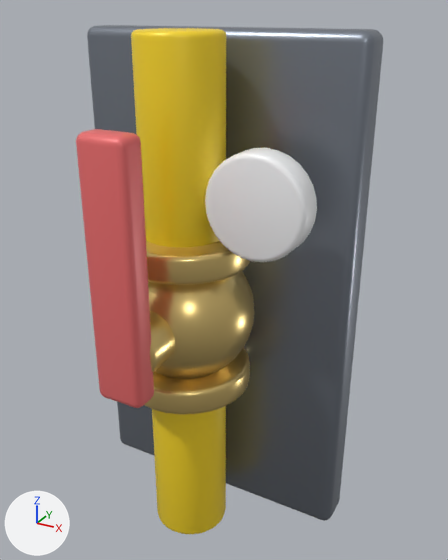
Two versions of the FBX model TooLateToPanic/Assets/Game/Resources/CuratedYarkin/Models/SM_GasValve.fbx, one commit apart.
Rendered twice from a 50 mm camera at (0.304, -0.465, 0.542) aimed at (0.031, 0.032, 0.293). The lights are fixed; the arrows at lower left show +X, +Y and +Z. The older version comes first. Where no turn or scale is listed for an object, it has been applied to the vertices.

Script lines for the objects in view, before the commit:
```python
me_cube = bpy.data.meshes.new('Cube')
me_cube.from_pydata(...)  # 2290 vertices, 2156 faces; spans x -0.15..0.15, y -0.107..0.107, z 0.0..0.525
# faces by material slot: [150, 452, 1206, 150, 198]
me_cube.materials.append(mat_m_darkmetal)  # grey #8b939e
me_cube.materials.append(mat_m_yellow)  # yellow #ffdd27
me_cube.materials.append(mat_m_brass)  # yellow #f1d386
me_cube.materials.append(mat_m_red)  # red #ed6f6f
me_cube.materials.append(mat_m_white)  # white #fafcfd
ob_sm_gasvalve = bpy.data.objects.new('SM_GasValve', me_cube)
ob_sm_gasvalve.location = (0.0, 0.0, 0.0)
```
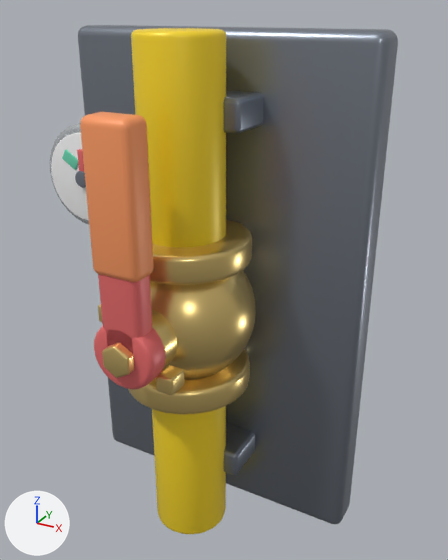
Pixel boxes (x1, y1, x2, y2) of what changed, in the pictures (448 x 560 px; the box of a moved part takes in the faces that stretch with it):
'SM_GasValve', reshaped (13% wider)
    before: (76, 25, 383, 534)
    after: (50, 25, 398, 534)
'ValveHandle_Pivot', added
    after: (80, 112, 166, 390)
    faces in mat_m_safetyorange (orange #ff9e65): (80, 112, 154, 282)
    faces in mat_m_red (red #ed6f6f): (94, 274, 166, 390)
    faces in mat_m_brass (yellow #f1d386): (102, 343, 134, 378)
'GaugeNeedle_Pivot', added
    after: (75, 149, 86, 188)
    faces in mat_m_rubberblack (grey #737984): (75, 171, 86, 188)
part 1 of me_cube, moved or reshaped
    before: (87, 25, 383, 521)
    after: (78, 25, 398, 524)
part 2 of me_cube, added (yellow)
    after: (150, 271, 256, 380)
part 3 of me_cube, moved or reshaped
    before: (150, 311, 175, 373)
    after: (152, 309, 178, 367)
part 4 of me_cube, moved or reshaped (mostly hidden afterwards)
    before: (205, 148, 317, 262)
    after: (50, 123, 89, 224)
part 5 of me_cube, added
    after: (51, 132, 89, 221)
part 6 of me_cube, added
    after: (224, 423, 255, 475)
part 7 of me_cube, added
    after: (224, 90, 264, 134)
part 8 of me_cube, added (mostly hidden)
    after: (98, 304, 102, 322)
part 9 of me_cube, added
    after: (156, 365, 185, 395)
part 10 of me_cube, added
    after: (62, 149, 78, 170)
part 11 of me_cube, deleted (yellow)
    before: (148, 271, 254, 379)
part 12 of me_cube, deleted (red)
    before: (76, 129, 154, 408)

Diff of the bpy script that builds the scene:
```diff
--- a/TooLateToPanic/Assets/Game/Resources/CuratedYarkin/Models/SM_GasValve.fbx.py
+++ b/TooLateToPanic/Assets/Game/Resources/CuratedYarkin/Models/SM_GasValve.fbx.py
@@ me_cube @@
-me_cube.from_pydata(...)  # 2290 vertices, 2156 faces; spans x -0.15..0.15, y -0.107..0.107, z 0.0..0.525
+me_cube.from_pydata(...)  # 3282 vertices, 3096 faces; spans x -0.162..0.162, y -0.082..0.107, z 0.0..0.525
+# me_cube part 1: the loose piece of 152 vertices spanning x -0.15..0.15, y 0.063..0.107, z 0.0..0.525 is scaled about its middle by (1.09, 1, 1)
+# me_cube part 2: a new loose piece, a UV sphere (32 segments, 20 rings, poles along z) spanning x -0.07..0.07, y -0.06..0.08, z 0.192..0.332, in mat_m_brass (yellow #f1d386)
+# me_cube part 3: the loose piece of 192 vertices spanning x -0.027..0.027, y -0.087..-0.031, z 0.235..0.29 is scaled about its middle by (1.1, 0.93, 1.1), then moved by (0.0, 0.006, 0.0)
+# me_cube part 4: the loose piece of 224 vertices spanning x 0.038..0.133, y -0.018..0.012, z 0.34..0.435 is scaled about its middle by (1.05, 1, 1.05), then moved by (-0.175, 0.0, 0.006), in mat_m_silvermetal (white #e7ecf0)
+# me_cube part 5: a new loose piece of 224 vertices spanning x -0.132..-0.047, y -0.022..-0.014, z 0.351..0.436, in mat_m_white (white #fafcfd)
+# me_cube part 6: a new loose piece of 152 vertices spanning x -0.055..0.055, y 0.016..0.073, z 0.066..0.096, in mat_m_darkmetal (grey #8b939e)
+# me_cube part 7: a new loose piece of 152 vertices spanning x -0.055..0.055, y 0.016..0.073, z 0.441..0.471, in mat_m_darkmetal (grey #8b939e)
+# me_cube part 8: a new loose piece of 152 vertices spanning x -0.036..-0.019, y -0.082..-0.059, z 0.281..0.299, in mat_m_brass (yellow #f1d386)
+# me_cube part 9: a new loose piece of 152 vertices spanning x 0.024..0.041, y -0.082..-0.059, z 0.226..0.244, in mat_m_brass (yellow #f1d386)
+# me_cube part 10: a new loose piece of 152 vertices spanning x -0.115..-0.095, y -0.023..-0.018, z 0.401..0.419, in mat_m_green (green #6fddb8)
+# me_cube part 11: the loose piece of 610 vertices spanning x -0.069..0.069, y -0.059..0.078, z 0.194..0.331 is deleted
+# me_cube part 12
+# 152 vertices are removed from x -0.024..0.024, y -0.107..-0.079, z 0.219..0.456
+# 150 faces are deleted
+# other edits to the shape of me_cube do not show in these pictures
 me_cube.materials.append(mat_m_darkmetal)
@@ me_cube @@
 me_cube.materials.append(mat_m_brass)
-me_cube.materials.append(mat_m_red)  # red #ed6f6f
 me_cube.materials.append(mat_m_white)
+me_cube.materials.append(mat_m_silvermetal)  # white #e7ecf0
+me_cube.materials.append(mat_m_green)  # green #6fddb8
@@ ob_gaugeneedle_pivot @@
+ob_gaugeneedle_pivot = bpy.data.objects.new('GaugeNeedle_Pivot', me_cylinder_011)  # 280 vertices, 264 faces; spans x -0.0081..0.0081, y -0.0038..0.0037, z -0.0081..0.0275; in mat_m_rubberblack (grey #737984), mat_m_red (red #ed6f6f)
+ob_gaugeneedle_pivot.location = (-0.09, -0.023, 0.394)
@@ ob_valvehandle_pivot @@
+ob_valvehandle_pivot = bpy.data.objects.new('ValveHandle_Pivot', me_cylinder_008)  # 832 vertices, 786 faces; spans x -0.032..0.032, y -0.021..0.027, z -0.032..0.206; in mat_m_brass (yellow #f1d386), mat_m_red (red #ed6f6f), mat_m_safetyorange (orange #ff9e65)
+ob_valvehandle_pivot.location = (0.0, -0.085, 0.262)
```
